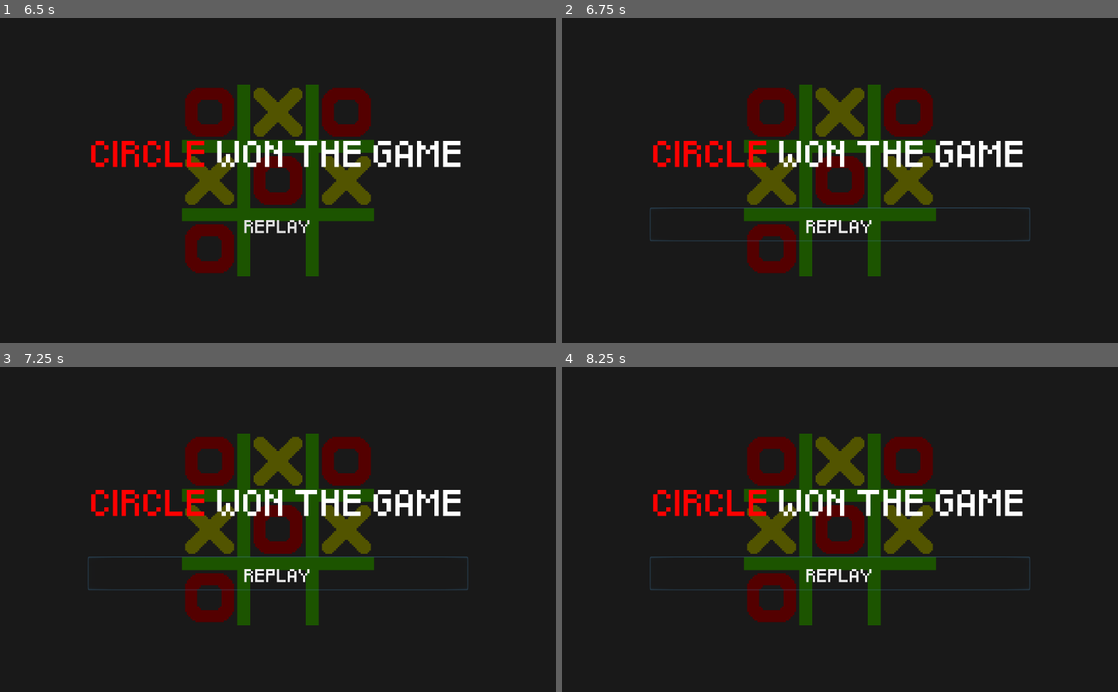
Above: before the commit, frames 1-4 (two rows, left to right).
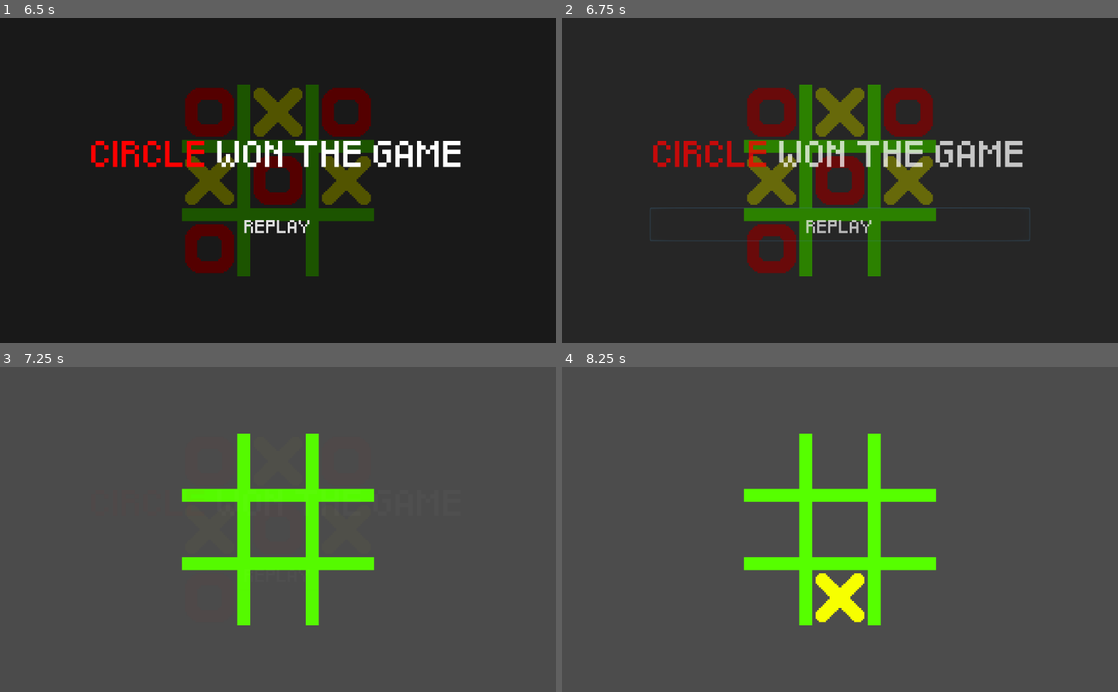
Above: after the commit, the same moments.

Repository: faisaal99/Tic-Tac-Toe
Game: Godot game, scene res://scenes/play_level.tscn
Same seed, same stepped clock (60 frames per second), same inputs: the game is played once before the commit and once after it.
Inputs (mouse positions are in pixels of both pictures, inside the frame that each line leads up to):
- Up to frame 1 (6.5 s): click "PLAY" at 0.5 s; move the mouse to (211, 112) at 1.27 s; press the mouse at (211, 112) at 1.28 s; tap Enter at 2, 3.5, 5 s; move the mouse to (278, 112) at 2.02 s; release the mouse at (278, 112) at 2.03 s; click (278, 112) at 2.1 s; tap Space at 2.75, 4.25, 5.75 s; move the mouse to (344, 112) at 2.77 s; press the mouse at (344, 112) at 2.78 s; move the mouse to (211, 180) at 3.52 s; release the mouse at (211, 180) at 3.53 s; click (211, 180) at 3.6 s; move the mouse to (278, 180) at 4.27 s; press the mouse at (278, 180) at 4.28 s; move the mouse to (344, 180) at 5.02 s; release the mouse at (344, 180) at 5.03 s; click (344, 180) at 5.1 s; move the mouse to (211, 248) at 5.77 s; press the mouse at (211, 248) at 5.78 s
- Up to frame 2 (6.75 s): release the mouse at (773, 248) at 6.5 s; click "REPLAY" at 6.5 s
- Up to frame 3 (7.25 s): no input
- Up to frame 4 (8.25 s): click (840, 575) at 7.25 s, where only the run before the commit has a clickable "REPLAY"; click (840, 575) at 8 s, where only the run before the commit has a clickable "REPLAY"

Frame 1 is identical in both runs. In frame 2, 6.8% of the frame differs, in the area x 16-83%, y 20-80%; in frame 3, 100%; in frame 4, 100%, in the area x 0-100%, y 0-100%.

Commit message:
functioning replay functionality

Diff:
--- a/logic/square.gd
+++ b/logic/square.gd
@@ -26,6 +26,10 @@
 		if should_emit:
 			emit_signal("button_pressed", self)
 
+func reset_square():
+	fill_status = SquareStatus.EMPTY
+	tex.texture = null
+
 # Return true if it does change
 # Return false if it doesn't change
 func change_status() -> bool:
--- a/scenes/animation.gd
+++ b/scenes/animation.gd
@@ -3,3 +3,7 @@
 
 func _on_UI_Play_play_enabled():
 	self.current_animation = "fade_menu"
+
+
+func _on_replay_pressed():
+	current_animation = "fade_replay_menu"
--- a/scenes/play_level.tscn
+++ b/scenes/play_level.tscn
@@ -32,6 +32,71 @@
 "transitions": PoolRealArray( 1, 1 ),
 "update": 1,
 "values": [ true, false ]
+}
+
+[sub_resource type="Animation" id=2]
+resource_name = "fade_replay_menu"
+tracks/0/type = "value"
+tracks/0/path = NodePath("UIGameEnd:modulate")
+tracks/0/interp = 1
+tracks/0/loop_wrap = true
+tracks/0/imported = false
+tracks/0/enabled = true
+tracks/0/keys = {
+"times": PoolRealArray( 0, 0.7 ),
+"transitions": PoolRealArray( 1, 1 ),
+"update": 0,
+"values": [ Color( 1, 1, 1, 1 ), Color( 1, 1, 1, 0 ) ]
+}
+tracks/1/type = "value"
+tracks/1/path = NodePath("UIGameEnd:visible")
+tracks/1/interp = 1
+tracks/1/loop_wrap = true
+tracks/1/imported = false
+tracks/1/enabled = true
+tracks/1/keys = {
+"times": PoolRealArray( 0, 0.7 ),
+"transitions": PoolRealArray( 1, 1 ),
+"update": 1,
+"values": [ true, false ]
+}
+tracks/2/type = "value"
+tracks/2/path = NodePath("CenterContainer/GridContainer:modulate")
+tracks/2/interp = 1
+tracks/2/loop_wrap = true
+tracks/2/imported = false
+tracks/2/enabled = true
+tracks/2/keys = {
+"times": PoolRealArray( 0, 0.7, 1 ),
+"transitions": PoolRealArray( 1, 1, 1 ),
+"update": 0,
+"values": [ Color( 1, 1, 1, 1 ), Color( 1, 1, 1, 0 ), Color( 1, 1, 1, 1 ) ]
+}
+tracks/3/type = "value"
+tracks/3/path = NodePath("CenterContainer/GridContainer:visible")
+tracks/3/interp = 1
+tracks/3/loop_wrap = true
+tracks/3/imported = false
+tracks/3/enabled = true
+tracks/3/keys = {
+"times": PoolRealArray( 0, 0.7, 1 ),
+"transitions": PoolRealArray( 1, 1, 1 ),
+"update": 1,
+"values": [ true, false, true ]
+}
+tracks/4/type = "method"
+tracks/4/path = NodePath(".")
+tracks/4/interp = 1
+tracks/4/loop_wrap = true
+tracks/4/imported = false
+tracks/4/enabled = true
+tracks/4/keys = {
+"times": PoolRealArray( 0.8 ),
+"transitions": PoolRealArray( 1 ),
+"values": [ {
+"args": [  ],
+"method": "clear_all"
+} ]
 }
 
 [node name="PlayLevel" type="Control"]
@@ -148,6 +213,7 @@
 
 [node name="AnimPlayer" type="AnimationPlayer" parent="."]
 anims/fade_menu = SubResource( 1 )
+anims/fade_replay_menu = SubResource( 2 )
 script = ExtResource( 5 )
 [connection signal="signal_end_game" from="." to="UIGameEnd" method="_on_end_game"]
 [connection signal="button_pressed" from="CenterContainer/GridContainer/square1" to="." method="_on_button_pressed"]
@@ -160,4 +226,5 @@
 [connection signal="button_pressed" from="CenterContainer/GridContainer/square8" to="." method="_on_button_pressed"]
 [connection signal="button_pressed" from="CenterContainer/GridContainer/square9" to="." method="_on_button_pressed"]
 [connection signal="play_enabled" from="UI_Play" to="AnimPlayer" method="_on_UI_Play_play_enabled"]
+[connection signal="on_replay_pressed" from="UIGameEnd" to="AnimPlayer" method="_on_replay_pressed"]
 [connection signal="animation_finished" from="AnimPlayer" to="UI_Play" method="_animation_finished"]
--- a/scenes/play_logic.gd
+++ b/scenes/play_logic.gd
@@ -62,6 +62,14 @@
 	if is_winner:
 		player_won(btn.fill_status)
 
+# Clear all squares for new game
+func clear_all():
+	var btns = $"CenterContainer/GridContainer".get_children()
+	for btn in btns:
+		btn.reset_square()
+
+	GameStatus.is_game_playing = true
+
 func first_row_check() -> bool:
 	var fr: Array = [
 		get_node(first_row[0]) as Square,
--- a/scenes/ui_game_end.gd
+++ b/scenes/ui_game_end.gd
@@ -24,6 +24,7 @@
 		win_message.bbcode_text = _draw_text
 
 	visible = true
+	modulate = Color.white
 
 func _on_replay_pressed():
 	emit_signal("on_replay_pressed")
Not shown: 1 places in scenes/play_level.tscn that only renumber resources
